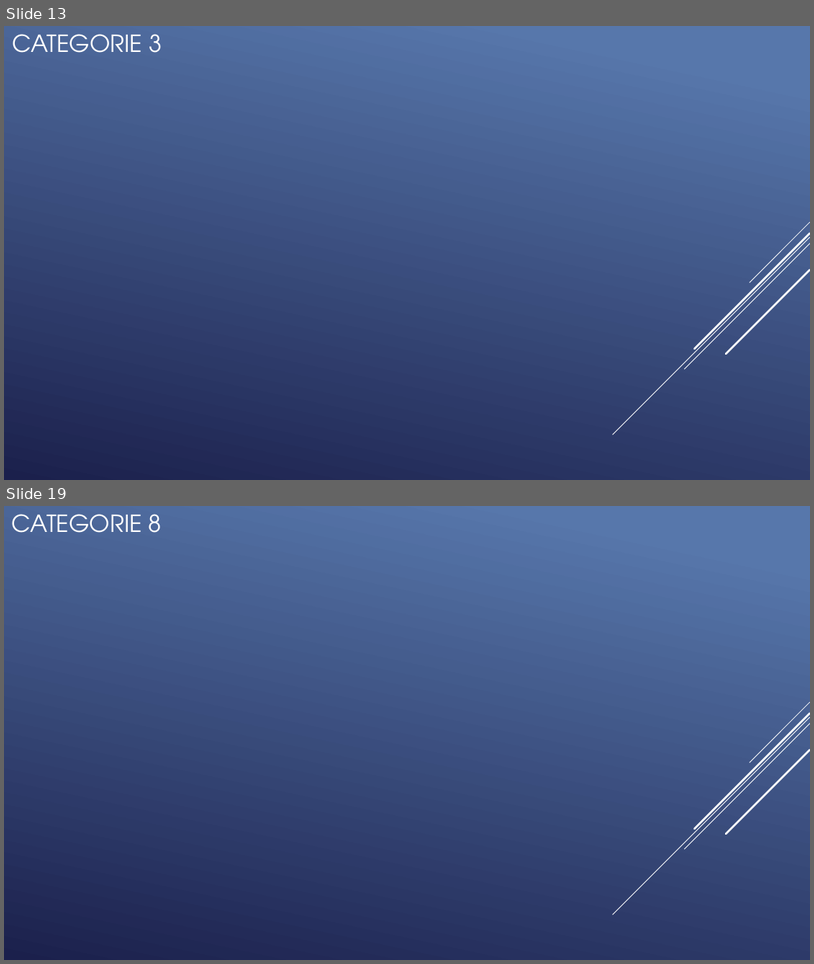
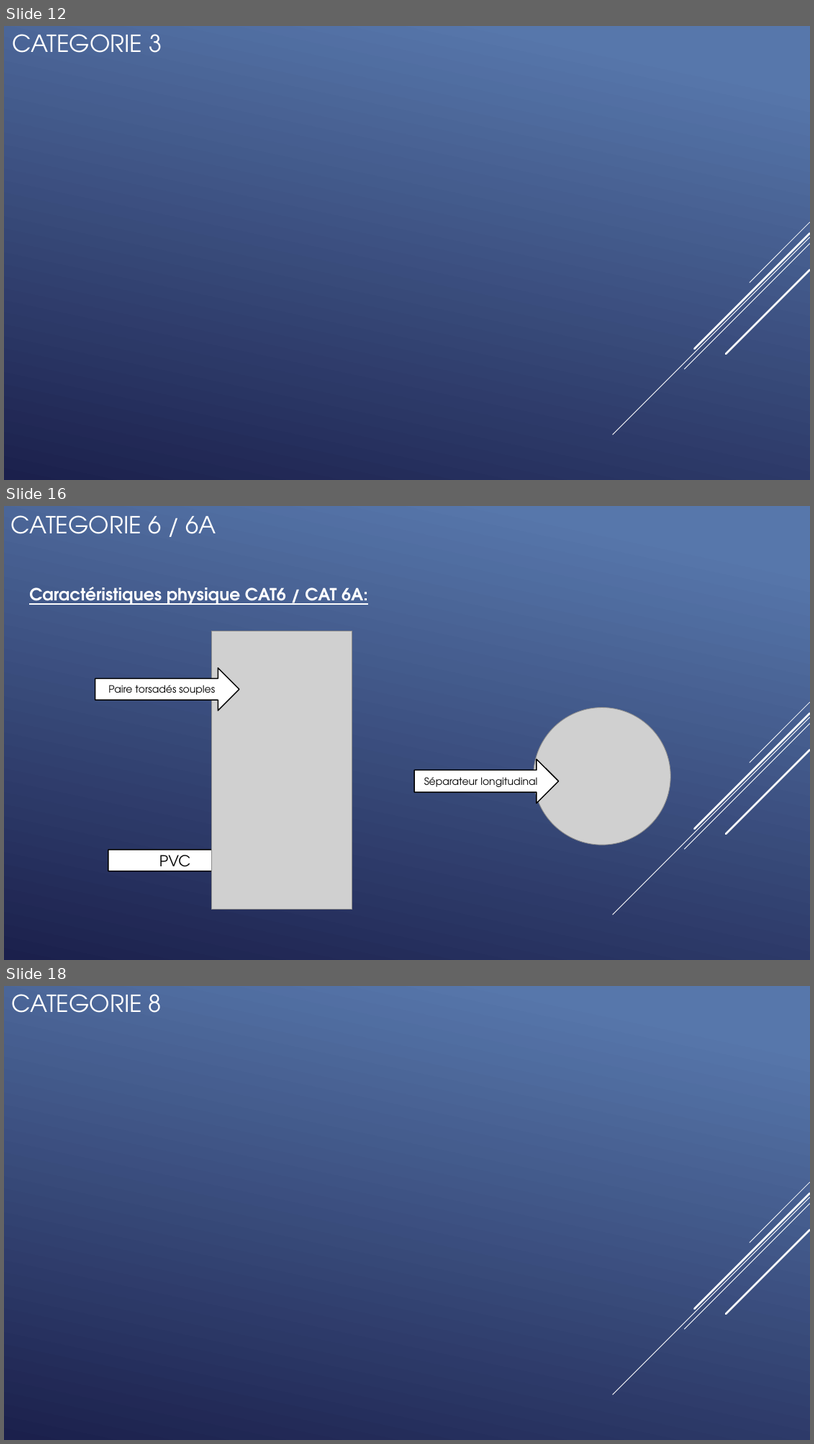
Before and after one commit to QuentinKrg/M214-Ethernet, a slide deck: Module 214 - Fabrication_Ethernet.pptx. Shown one above the other, each under a label of ours: slides 13 and 19 before the commit, slides 12, 16 and 18 after it; the slides between them are not shown. The pictures are 814x964 and 814x1444 pixels, drawn with LibreOffice and Linux fonts; fonts in the diff are those of the drawing; grey boxes stand for pictures. Boxes give left, top, right and bottom in pixels: in the first picture for what was removed or moved away, otherwise in the second. Text is boxed around its words. In the diff, an @@ line names an element or a change of style, - is before the commit and + after.

```diff
--- a/Module 214 - Fabrication_Ethernet.pptx
+++ b/Module 214 - Fabrication_Ethernet.pptx
@@ slide 16 added at <box>4,506,810,960</box>, background gradient #5877AB to #1C204D; not listed: 5 template elements that a slide beside it also shows @@
@@ title added at <box>11,515,216,534</box>, 28 pt, text #FFFFFF @@
+CATEGORIE 6 / 6A
@@ text added at <box>29,587,368,605</box>, 20 pt, text #FFFFFF, bold, underline @@
+Caractéristiques physique CAT6 / CAT 6A:
@@ picture added at <box>212,631,352,909</box> @@
@@ right arrow added at <box>95,667,239,710</box>, fill #FFFFFF, outline #000000 1.25 pt, 12 pt, text #000000 @@
+Paire torsadés souples
@@ picture added at <box>534,708,671,845</box> @@
@@ right arrow added at <box>415,759,558,803</box>, fill #FFFFFF, outline #000000 1.25 pt, 12 pt, text #000000 @@
+Séparateur longitudinal
@@ right arrow added at <box>108,839,252,882</box>, fill #FFFFFF, outline #000000 1.25 pt, 18 pt, text #000000 @@
+PVC
@@ what was slide 13 is now slide 12 @@
@@ what was slide 19 is now slide 18 @@
```
Also in this commit, not shown: 3 slides changed, 1 other slide added, 5 slides removed.
